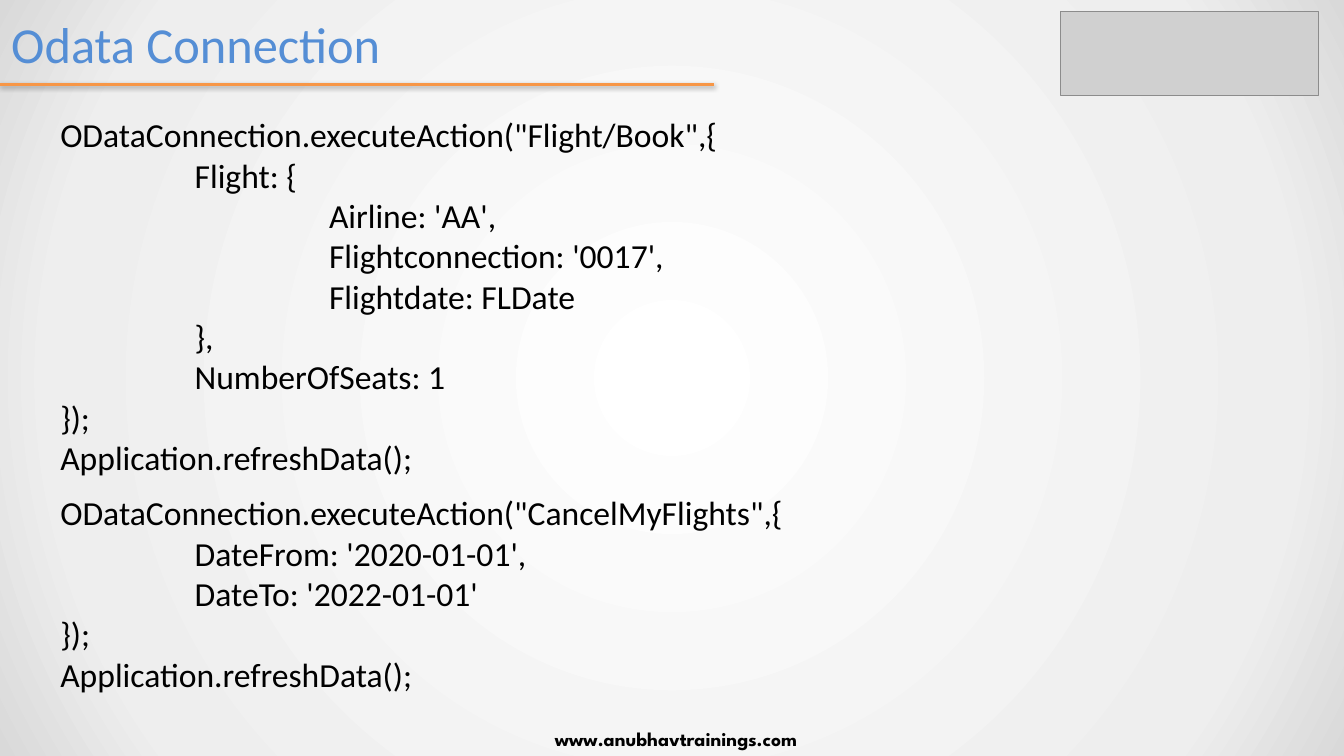
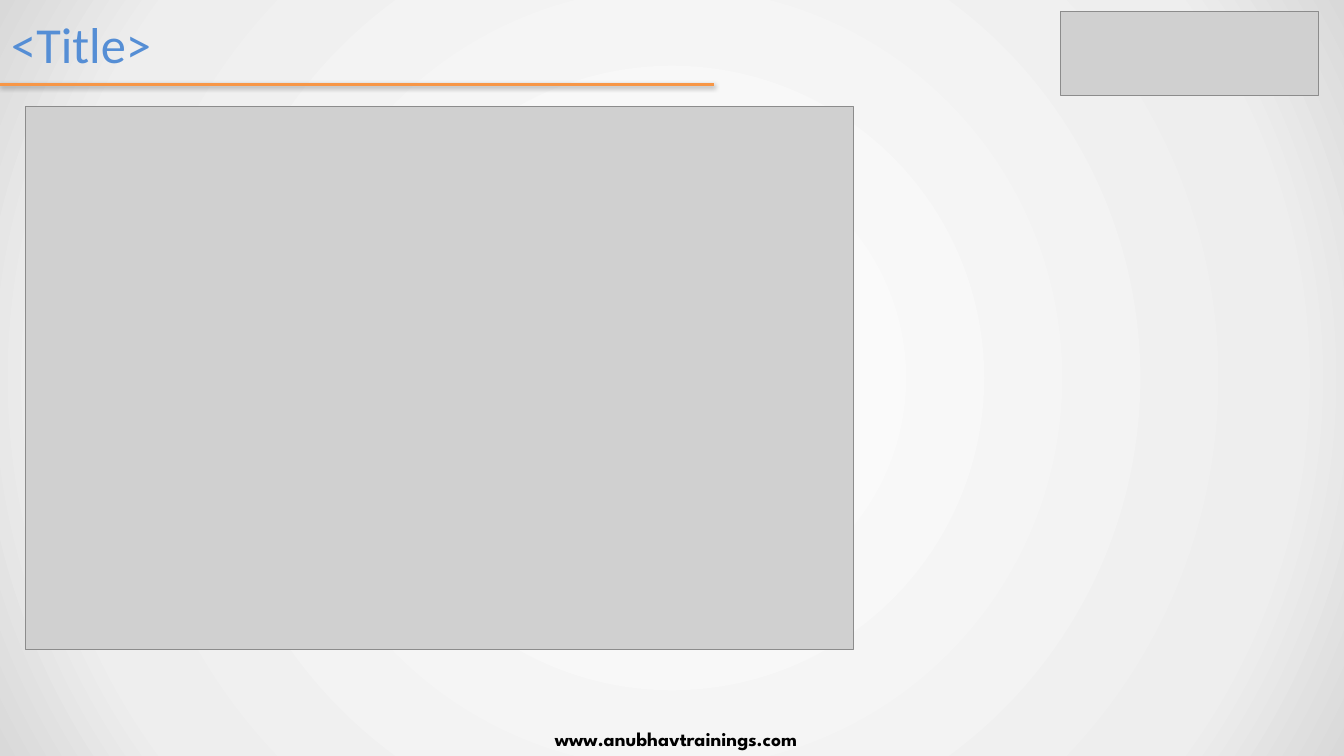
Before and after one commit to samui5/saccorptraining, a slide deck: slide 11 of day 13/SAC_Training Day 13.pptx (slide 3 before the commit). Drawn at 1344x756 pixels with LibreOffice and Linux fonts; fonts in the diff are those of the drawing; grey boxes stand for pictures. Boxes give left, top, right and bottom in pixels: in the first picture for what was removed or moved away, otherwise in the second. Text is boxed around its words. In the diff, an @@ line names an element or a change of style, - is before the commit and + after.

```diff
--- a/day 13/SAC_Training Day 13.pptx
+++ b/day 13/SAC_Training Day 13.pptx
@@ title at (x1=11, y1=28, x2=151, y2=64): text changed @@
-Odata Connection
+<Title>
@@ picture added at (x1=25, y1=107, x2=854, y2=649) @@
@@ text removed at (x1=60, y1=122, x2=717, y2=476) @@
-ODataConnection.executeAction("Flight/Book",{
-Flight: {
-Airline: 'AA',
-Flightconnection: '0017',
-Flightdate: FLDate
-},
-NumberOfSeats: 1
-});
-Application.refreshData();
@@ text removed at (x1=60, y1=500, x2=782, y2=693) @@
-ODataConnection.executeAction("CancelMyFlights",{
-DateFrom: '2020-01-01',
-DateTo: '2022-01-01'
-});
-Application.refreshData();
```
Also in this commit, not shown: 2 other slides changed, 8 slides added, 2 slides removed, 19 other files.
